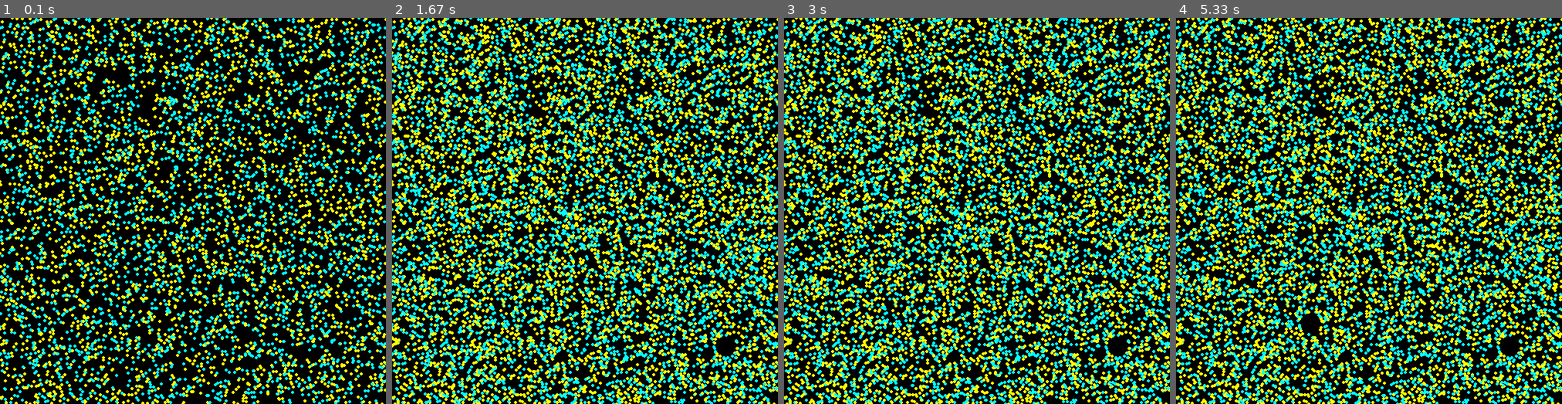
Above: before the commit, frames 1-4 (left to right).
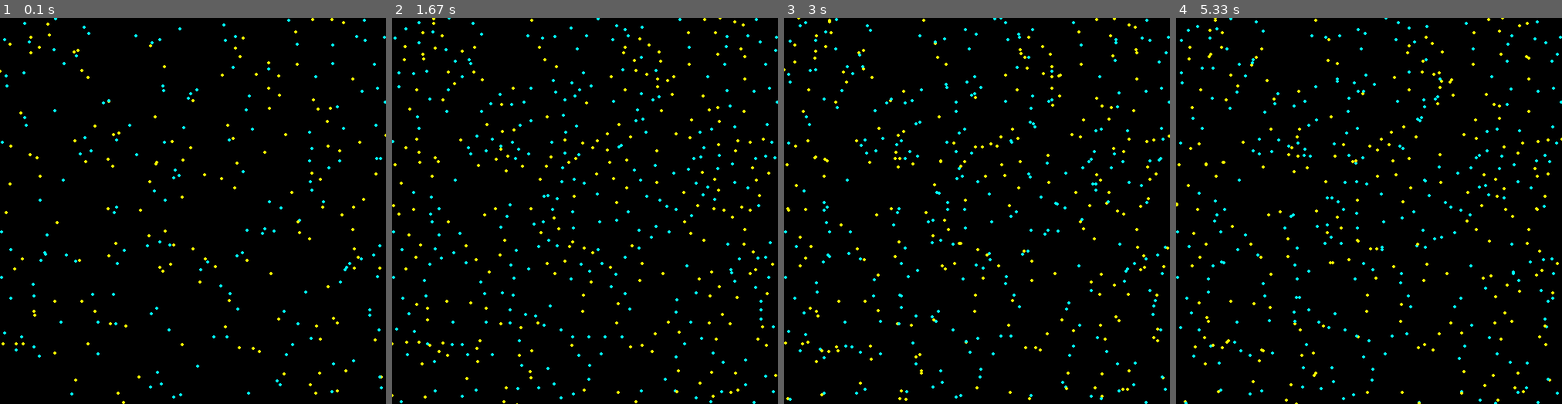
Above: after the commit, the same moments.

Repository: Nikhil-Singla/the-dev-dossier
Game: pygame game, started from game_dev/lifeSystemProgramming.py
Same seed, same stepped clock (60 frames per second), same inputs: the game is played once before the commit and once after it.
Inputs (mouse positions are in pixels of both pictures, inside the frame that each line leads up to):
- Up to frame 1 (0.1 s): no input
- Up to frame 2 (1.67 s): tap S at 0.33 s; press the mouse at (642, 75) at 0.7 s; move the mouse to (685, 211) at 0.8 s; release the mouse at (727, 346) at 0.93 s
- Up to frame 3 (3 s): no input
- Up to frame 4 (5.33 s): press the mouse at (1426, 75) at 4.53 s; move the mouse to (1369, 199) at 4.63 s; release the mouse at (1311, 322) at 4.77 s

The runs differ from the first frame. In frame 1, 24% of the frame differs, in the area x 0-100%, y 0-100%; in frame 2, 38%; in frame 3, 38%; in frame 4, 39%.

Commit message:
Particles showing movement

Diff:
--- a/game_dev/lifeSystemProgramming.py
+++ b/game_dev/lifeSystemProgramming.py
@@ -26,7 +26,7 @@
 
 list_P = []
 radius = 15
-particleCap = 10000
+particleCap = 500
 
 class funcTimer():
     def __init__(self):
@@ -61,7 +61,7 @@
         ## Repulsion Force with gravity when g < 0
 
 
-## Reference Move Function
+## Reference Move Function Code
 """def move(particle1, particle2, g):
     for i in range(0, len(particle1)):
         fx = 0
@@ -87,11 +87,16 @@
         particles.append(Particle(color[col]))
     return particles
 
+g = 0.2
+
 ## Own code
-"""def move(particle1, particle2, gravity = 1):
-    for i in range(len(particle1)):
-        for j in range(len(particle2)):
-            push(particle1[i].coords, particle2[j], 10, gravity)"""
+def move(list, gravity = 1):
+    global g
+    for i in range(len(list)):
+        for j in range(len(list)):
+            list[i].push(list[j].coords, 20, g)
+    g *= -1
+
 
 moveFunc = False
 gameState = True        ## Game Running
@@ -103,7 +108,6 @@
     for event in pygame.event.get():
         if event.type == pygame.QUIT: ## Different from quit(). Here, its an event
             gameState = False
-
         elif event.type == pygame.KEYDOWN:      ## If a key is pressed
             if event.key == pygame.K_ESCAPE:    ## If its the escape key
                 gameState = False
@@ -113,7 +117,6 @@
                 moveFunc = False        ## Future implementation of auto moving partciiles
             if event.key == pygame.K_s: ## If Key is "S"
                 moveFunc = True         ## Start the move function simulation
-
         elif event.type == pygame.MOUSEBUTTONUP:    ## IF clicked
             pos = pygame.mouse.get_pos()            ## Get mouse position
             screen.fill(background)                 ## Reset print Screen
@@ -123,16 +126,16 @@
 
     if len(list_P) < particleCap: ## Max Cap on particle count
         list_P += create(int(particleCap/10), [yellow, aqua])
-        #print(1)
 
-    for particle in list_P:
+    if moveFunc == True:
+        if(runTimer.run(1000)):
+            move(list_P)
+            screen.fill(background)
+            for particle in list_P:
+                pygame.draw.circle(screen, particle.col, (particle.x, particle.y), 2) ## Drawing board of particles per frame
+    else:
+        for particle in list_P:
             pygame.draw.circle(screen, particle.col, (particle.x, particle.y), 2) ## Drawing board of particles per frame
-            ##if moveFunc == True:
-
-    #print(1)
-    if(runTimer.run(1000)):
-        print(True)
-    #print(2)
 
     #for particle in list_P:
             #move(list_P, list_P, 0.1)
